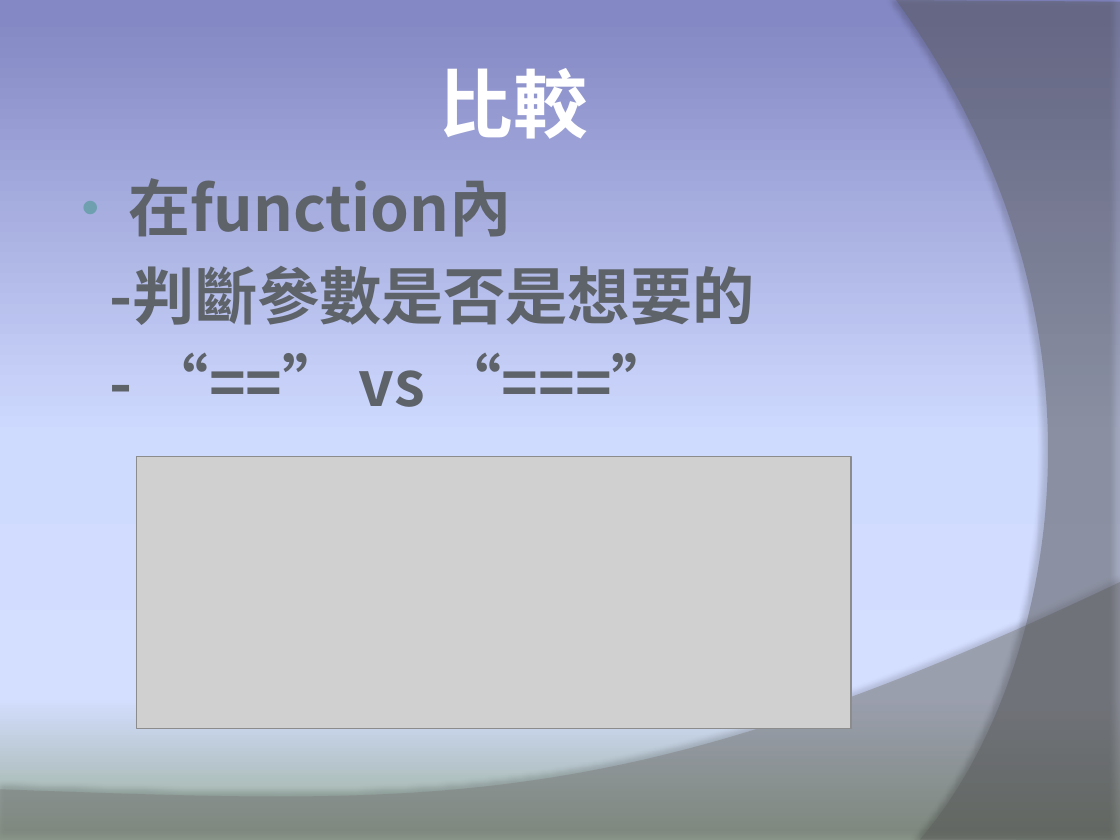
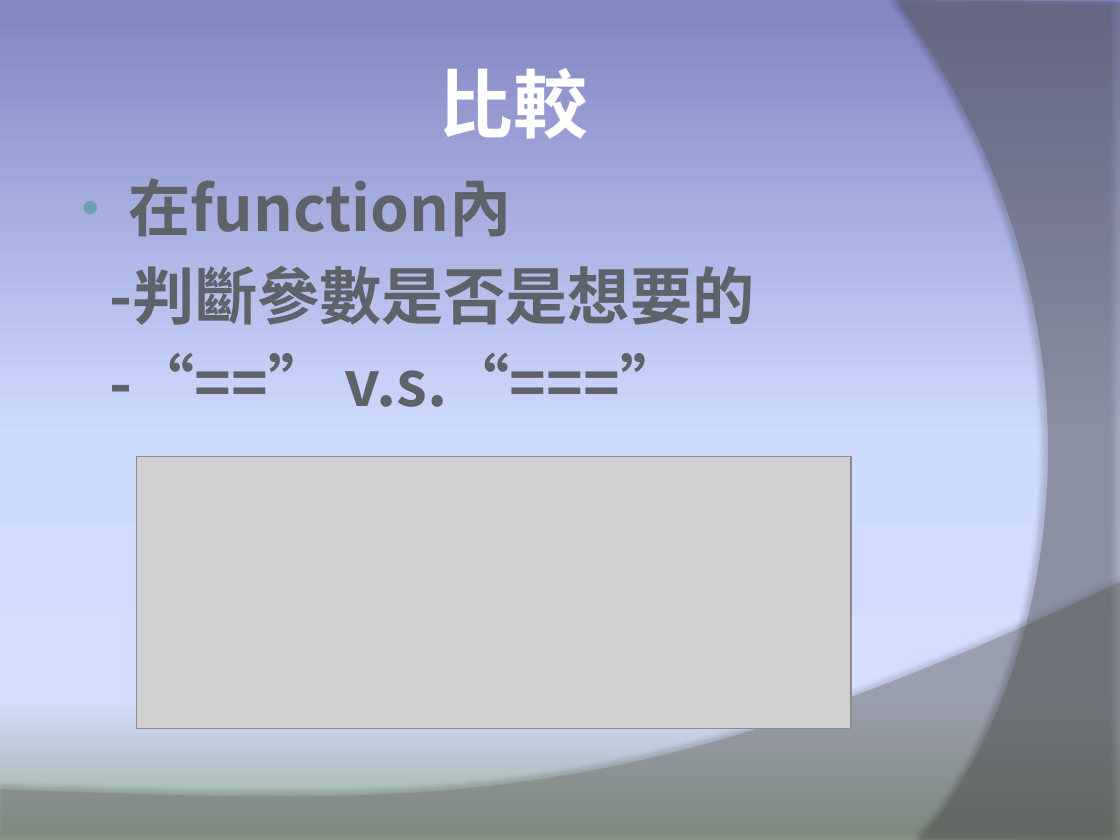
Before and after one commit to demichuang/Learning-Defensive-programming, a slide deck: slide 11 of Learning-Defensive-programming.pptx. Drawn at 1120x840 pixels with LibreOffice and Linux fonts; fonts in the diff are those of the drawing; grey boxes stand for pictures. Boxes give left, top, right and bottom in pixels: in the first picture for what was removed or moved away, otherwise in the second. Text is boxed around its words. In the diff, an @@ line names an element or a change of style, - is before the commit and + after.

```diff
--- a/Learning-Defensive-programming.pptx
+++ b/Learning-Defensive-programming.pptx
@@ text at [345,353,683,407]: text changed @@
-- “==” vs “===”
+-“==” v.s.“===”
```
Also in this commit, not shown: 1 other slide changed, 3 other files.
